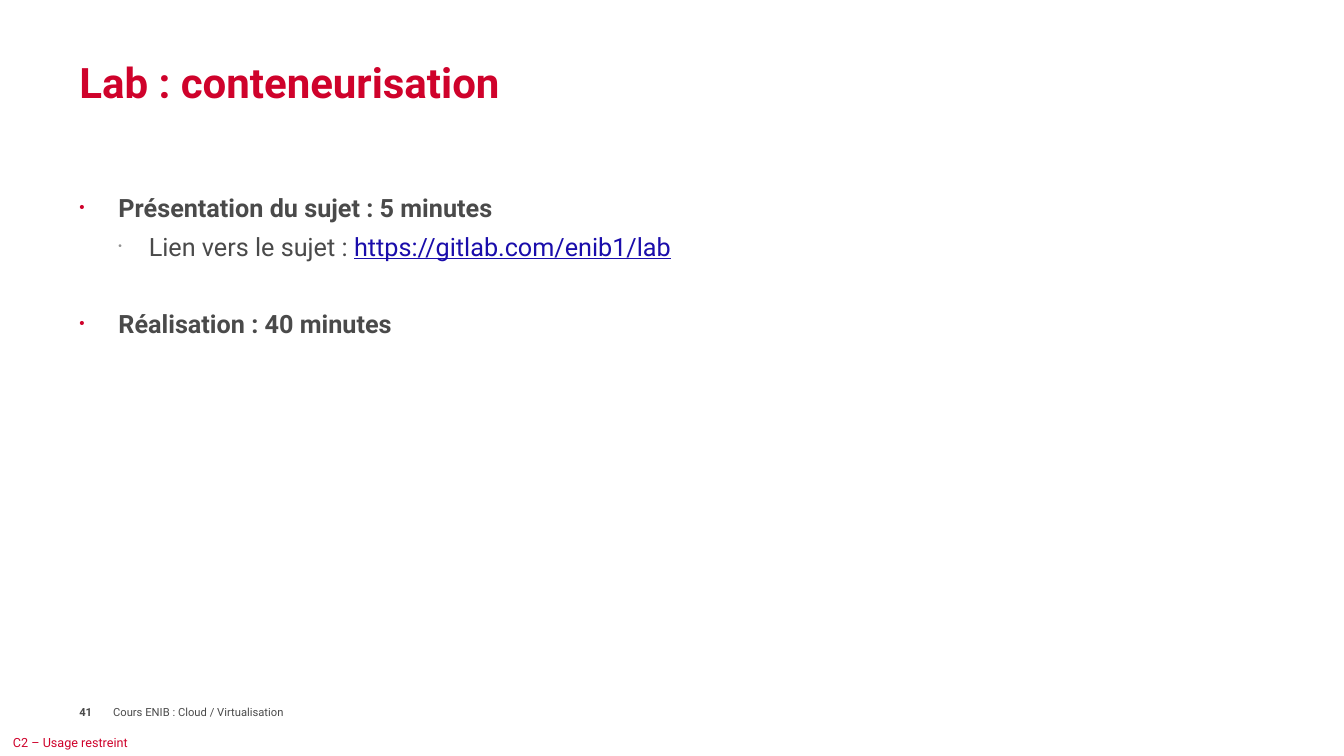
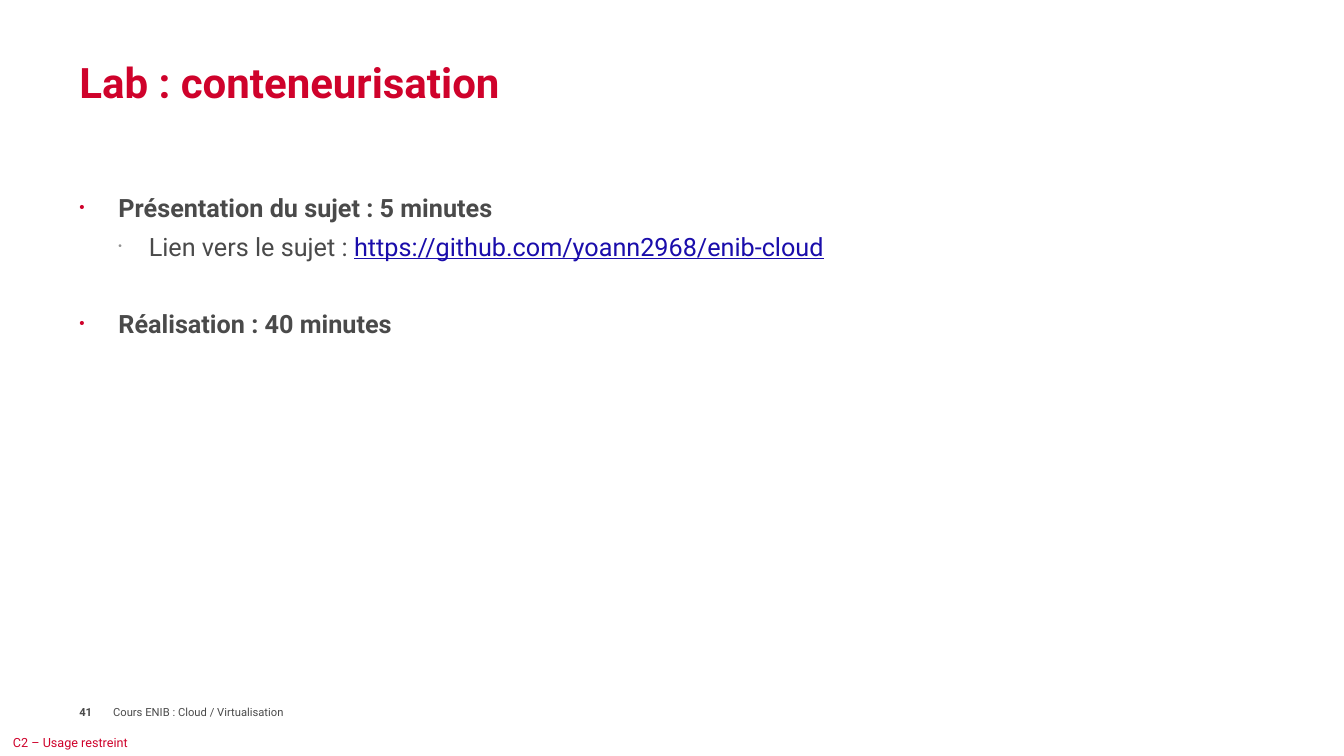
Before and after one commit to yoann2968/enib-cloud, a slide deck: slide 41 of Cours_ENIB_2025.pptx. Drawn at 1344x756 pixels with LibreOffice and Linux fonts; fonts in the diff are those of the drawing; background and template pictures are left out. Boxes give left, top, right and bottom in pixels: in the first picture for what was removed or moved away, otherwise in the second. Text is boxed around its words. In the diff, an @@ line names an element or a change of style, - is before the commit and + after.

```diff
--- a/Cours_ENIB_2025.pptx
+++ b/Cours_ENIB_2025.pptx
@@ text at box(149, 237, 823, 262): text changed @@
-  • Lien vers le sujet : https://gitlab.com/enib1/lab
+  • Lien vers le sujet : https://github.com/yoann2968/enib-cloud
```
Also in this commit, not shown: 1 other slide changed, 12 other files.
